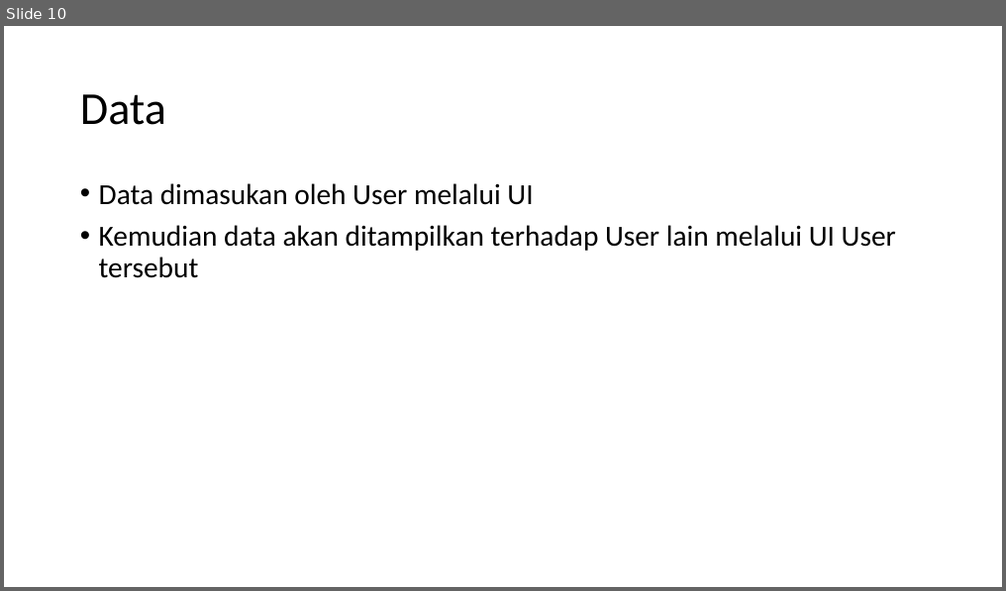
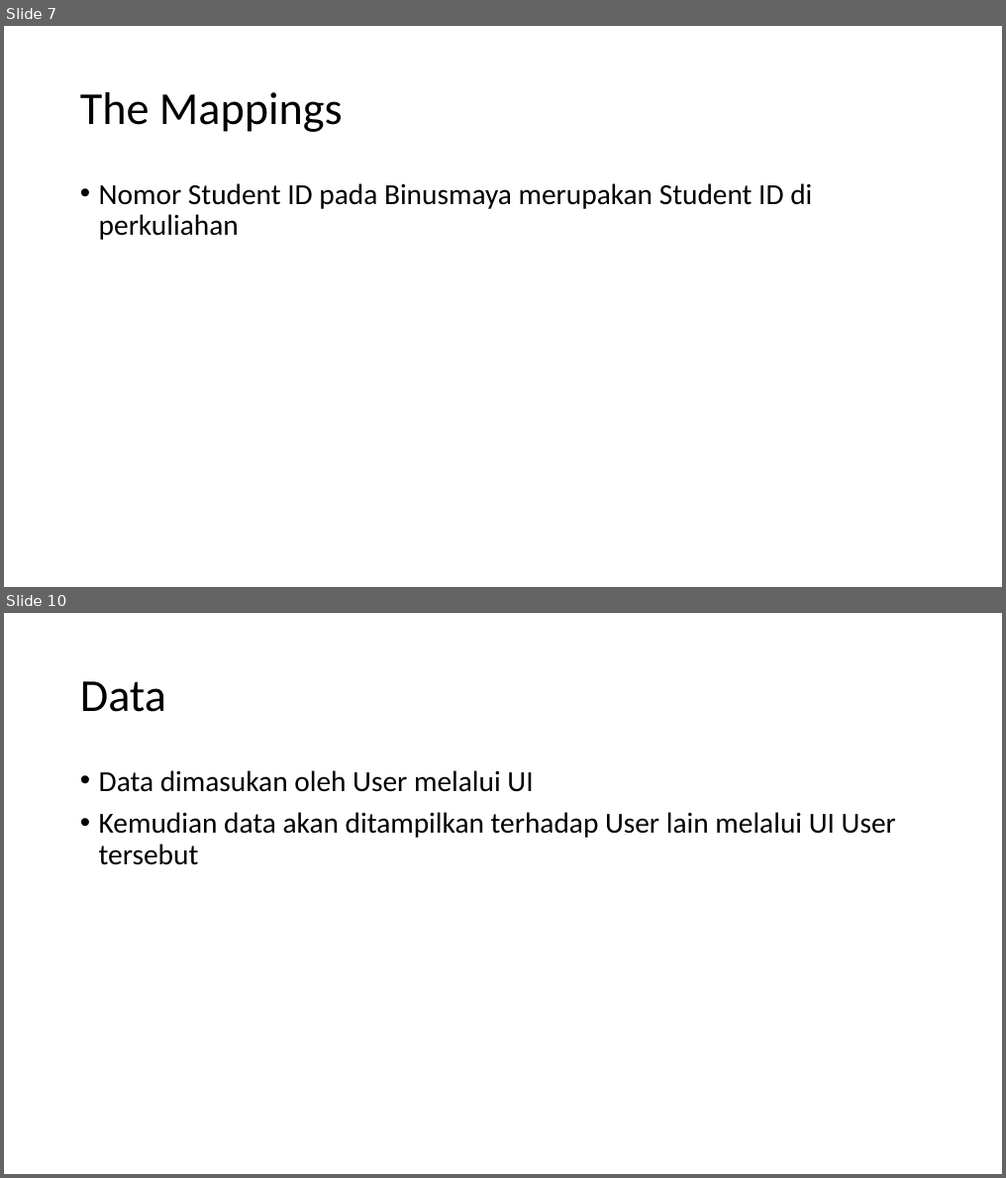
Before and after one commit to F4ckTheJ0b/HCI-2023, a slide deck: Aplikasi Binus Chatting.pptx. Shown one above the other, each under a label of ours: slide 10 before the commit, slides 7 and 10 after it; the slides between them are not shown. The pictures are 1006x591 and 1006x1178 pixels, drawn with LibreOffice and Linux fonts; fonts in the diff are those of the drawing. Boxes give left, top, right and bottom in pixels: in the first picture for what was removed or moved away, otherwise in the second. Text is boxed around its words. In the diff, an @@ line names an element or a change of style, - is before the commit and + after.

```diff
--- a/Aplikasi Binus Chatting.pptx
+++ b/Aplikasi Binus Chatting.pptx
@@ slide 7 added at (x1=4, y1=26, x2=1002, y2=587), background #FFFFFF @@
@@ title added at (x1=80, y1=92, x2=343, y2=132), 44 pt, text #000000 @@
+The Mappings
@@ text added at (x1=99, y1=183, x2=812, y2=240), 28 pt, text #000000 @@
+• Nomor Student ID pada Binusmaya merupakan Student ID di perkuliahan
```
Also in this commit, not shown: 8 slides changed, 1 other slide added, 1 slide removed.
